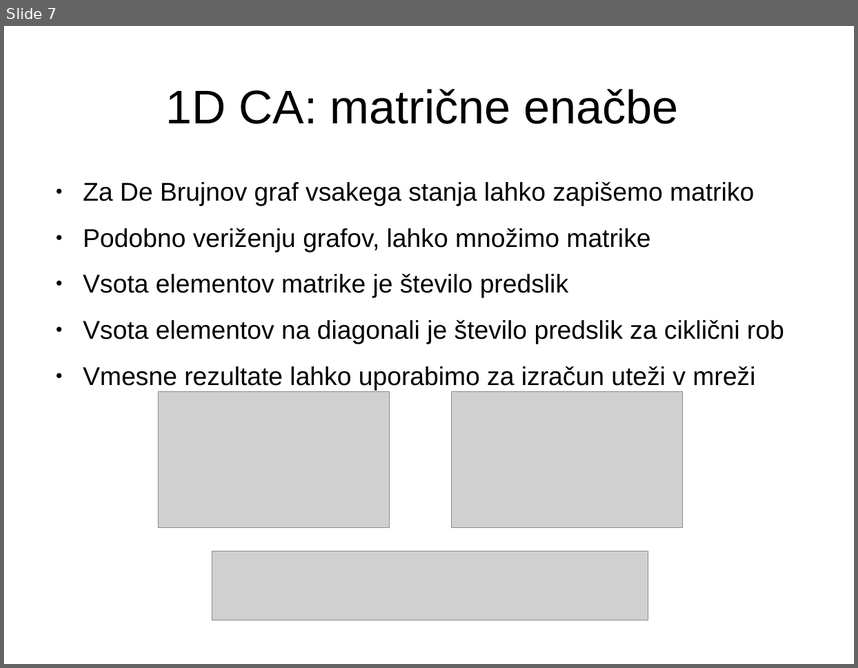
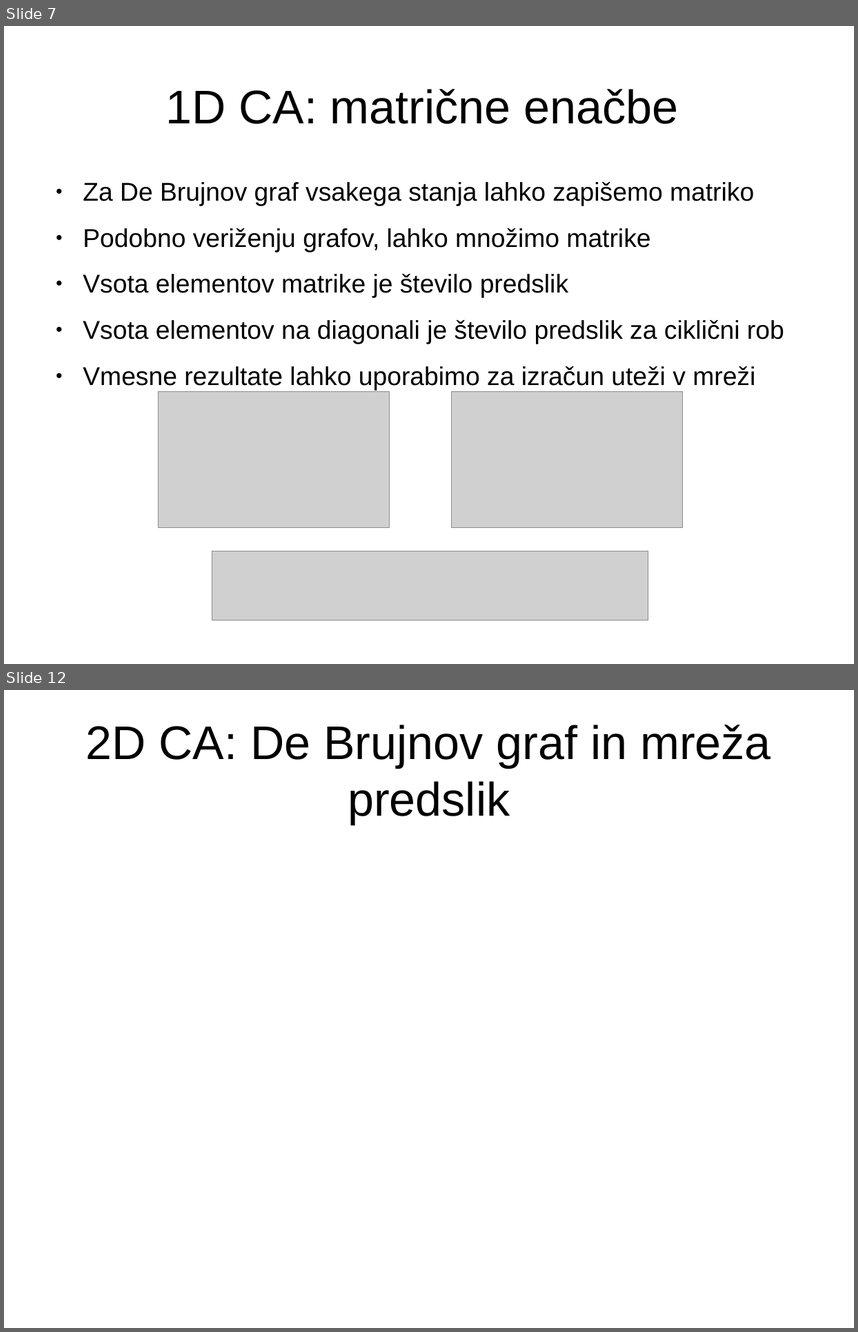
Before and after one commit to jeras/fri-latex-templates, a slide deck: predstavitev/predstavitev.odp. Shown one above the other, each under a label of ours: slide 7 before the commit, slides 7 and 12 after it; the slides between them are not shown. The pictures are 858x668 and 858x1332 pixels, drawn with LibreOffice and Linux fonts; fonts in the diff are those of the drawing; grey boxes stand for pictures. Boxes give left, top, right and bottom in pixels: in the first picture for what was removed or moved away, otherwise in the second. Text is boxed around its words. In the diff, an @@ line names an element or a change of style, - is before the commit and + after.

```diff
--- a/predstavitev/predstavitev.odp
+++ b/predstavitev/predstavitev.odp
@@ slide 12 added at bbox=[4, 690, 854, 1328], background #FFFFFF @@
@@ title added at bbox=[85, 724, 771, 824], 44 pt, text #000000 @@
+2D CA: De Brujnov graf in mreža predslik
```
Also in this commit, not shown: 7 other slides added.
